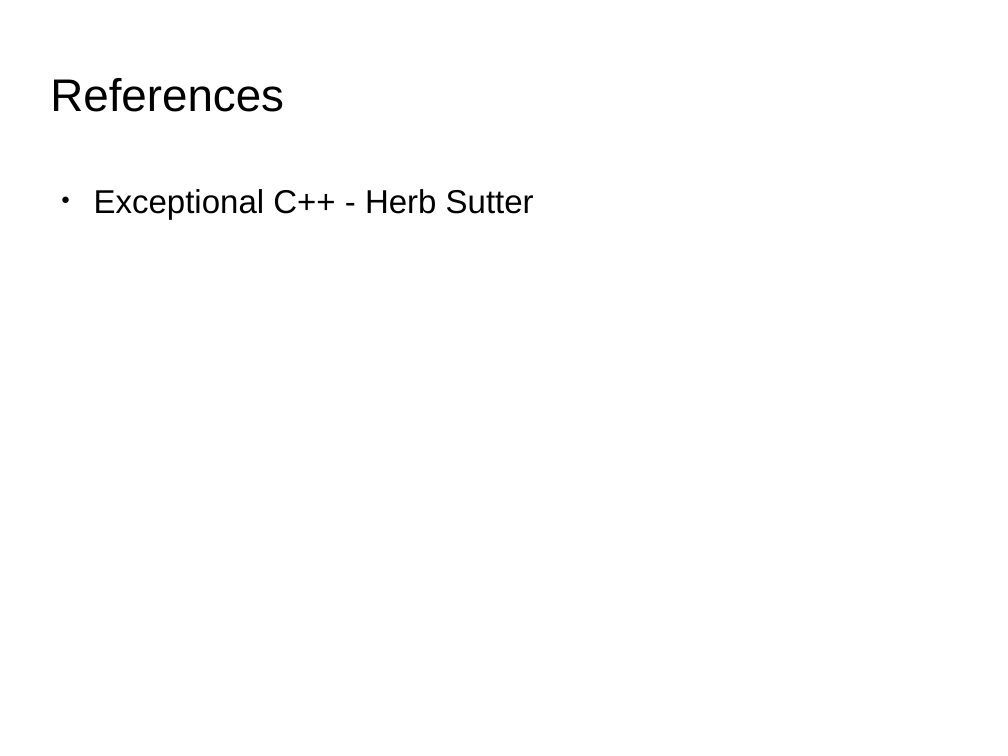
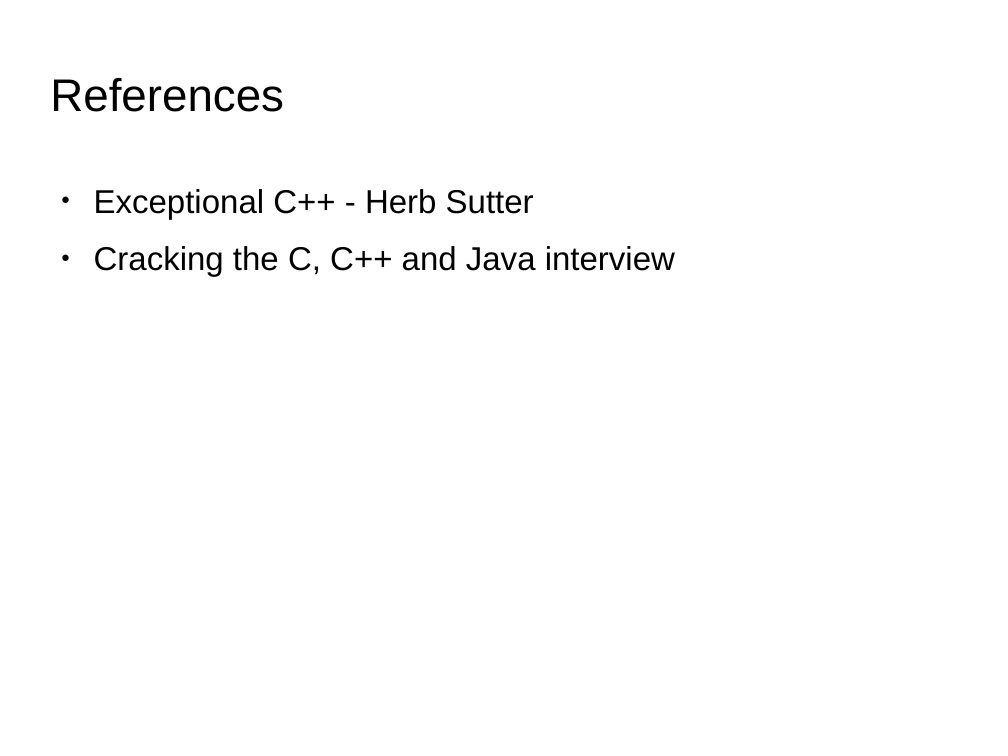
Before and after one commit to kks32/cpp-software-development, a slide deck: slide 25 of Ex21_Name_Lookup_Interface/Ex21_Name_Lookup_Interface.odp. Drawn at 1008x756 pixels with LibreOffice and Linux fonts; fonts in the diff are those of the drawing; background and template pictures are left out. Boxes give left, top, right and bottom in pixels: in the first picture for what was removed or moved away, otherwise in the second. Text is boxed around its words. In the diff, an @@ line names an element or a change of style, - is before the commit and + after.

```diff
--- a/Ex21_Name_Lookup_Interface/Ex21_Name_Lookup_Interface.odp
+++ b/Ex21_Name_Lookup_Interface/Ex21_Name_Lookup_Interface.odp
@@ text at [94,246,675,277]: paragraph added @@
+● Cracking the C, C++ and Java interview
```
Also in this commit, not shown: 1 slide added, 2 other files.
